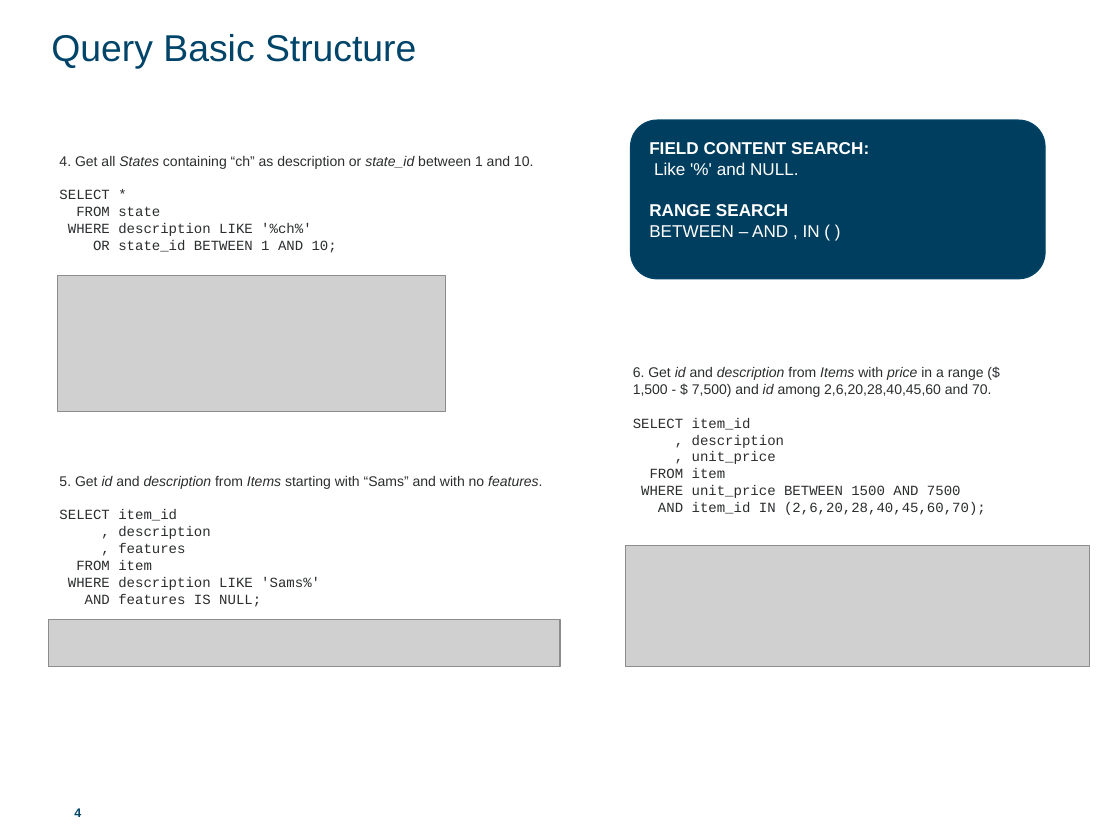
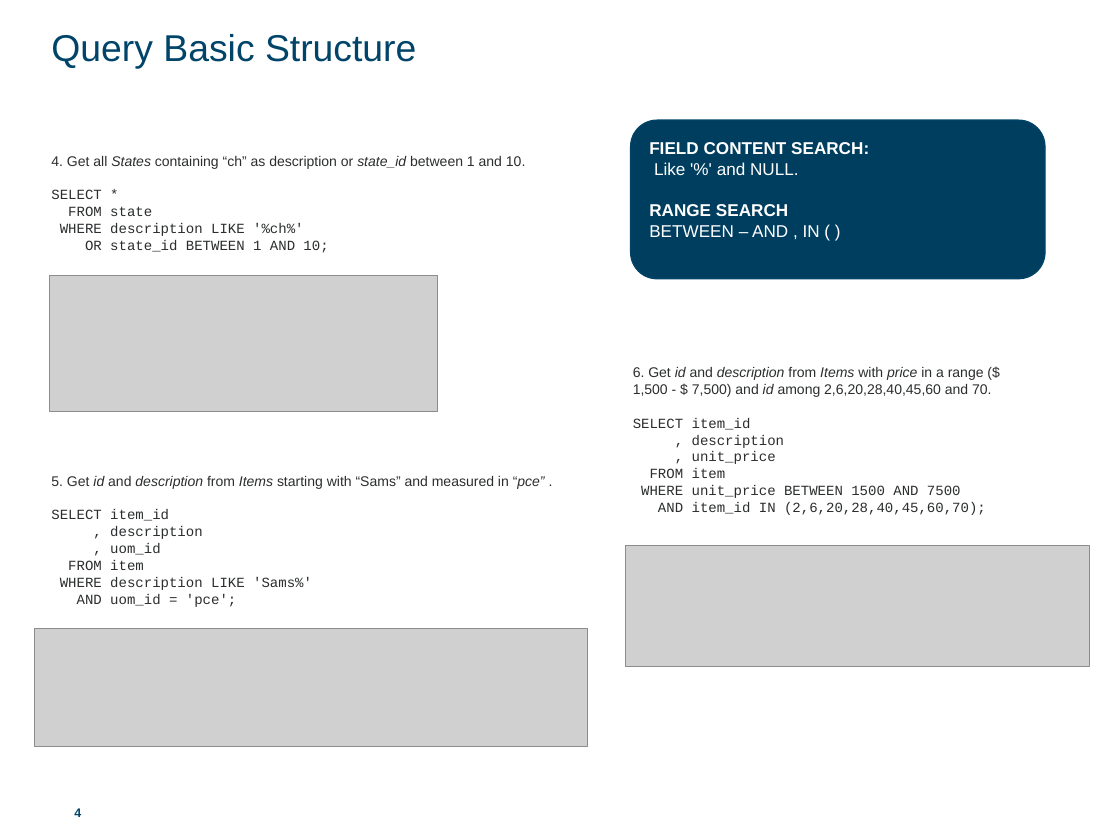
Before and after one commit to softtekAcademy/JavaCourse2016, a slide deck: slide 4 of SQL-master/SQL [2] Query buildings.pptx. Drawn at 1120x840 pixels with LibreOffice and Linux fonts; fonts in the diff are those of the drawing; grey boxes stand for pictures. Boxes give left, top, right and bottom in pixels: in the first picture for what was removed or moved away, otherwise in the second. Text is boxed around its words. In the diff, an @@ line names an element or a change of style, - is before the commit and + after.

```diff
--- a/SQL-master/SQL [2] Query buildings.pptx
+++ b/SQL-master/SQL [2] Query buildings.pptx
@@ text "4. Get all States containing ...": place and size @@
-text "4. Get all States containing ..." at (59, 156, 542, 607)
+text "4. Get all States containing ..." at (51, 156, 545, 607)
@@ picture: place and size @@
-picture at (57, 276, 445, 411)
+picture at (49, 276, 437, 411)
@@ text at (51, 476, 545, 489): text changed @@
-5. Get id and description from Items starting with “Sams” and with no features.
+5. Get id and description from Items starting with “Sams” and measured in “pce” .
@@ text at (110, 543, 160, 555): text changed @@
-, features
+, uom_id
@@ text at (77, 594, 236, 607): text changed @@
-AND features IS NULL;
+AND uom_id = 'pce';
@@ picture added at (35, 628, 588, 746) @@
@@ picture removed at (48, 619, 560, 666) @@
```
Also in this commit, not shown: 3 other slides changed, 2 slides added, 6 other files.
